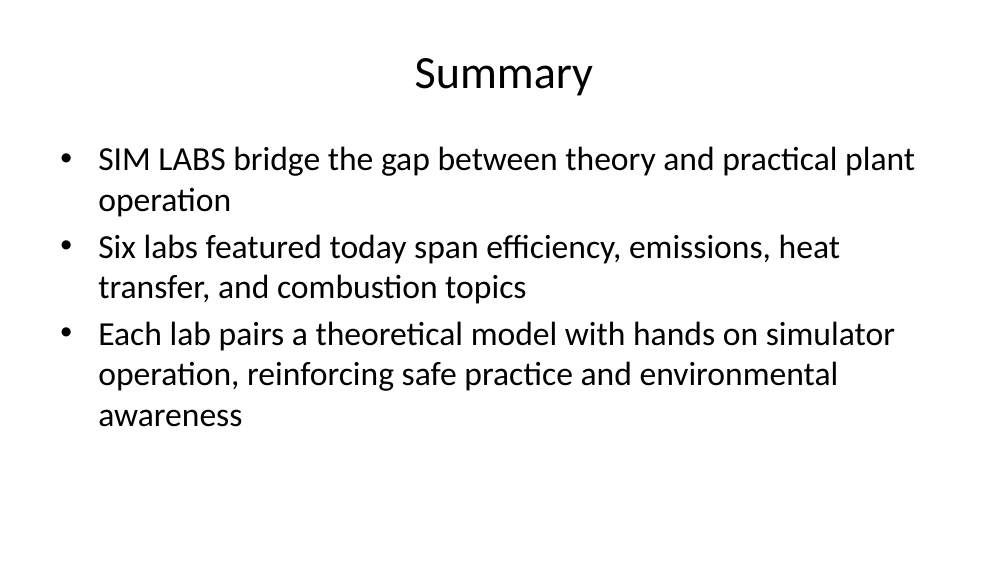
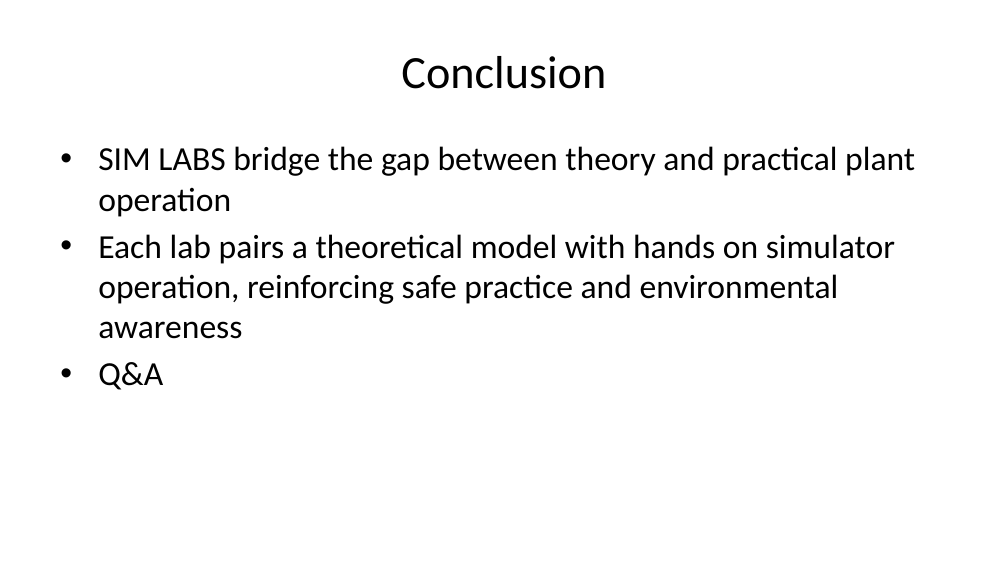
Before and after one commit to volumen25/simlabs, a slide deck: slide 32 of UC2026_simlabs.pptx (slide 19 before the commit). Drawn at 1008x567 pixels with LibreOffice and Linux fonts; fonts in the diff are those of the drawing. Boxes give left, top, right and bottom in pixels: in the first picture for what was removed or moved away, otherwise in the second. Text is boxed around its words. In the diff, an @@ line names an element or a change of style, - is before the commit and + after.

```diff
--- a/UC2026_simlabs.pptx
+++ b/UC2026_simlabs.pptx
@@ title at bbox=[401, 56, 606, 89]: text changed @@
-Summary
+Conclusion
@@ text at bbox=[98, 234, 840, 304]: paragraph removed @@
-• Six labs featured today span efficiency, emissions, heat transfer, and combustion topics
@@ text at bbox=[98, 362, 163, 390]: paragraph added @@
+• Q&A
```
Also in this commit, not shown: 6 other slides changed, 18 slides added, 6 slides removed, 7 other files.
